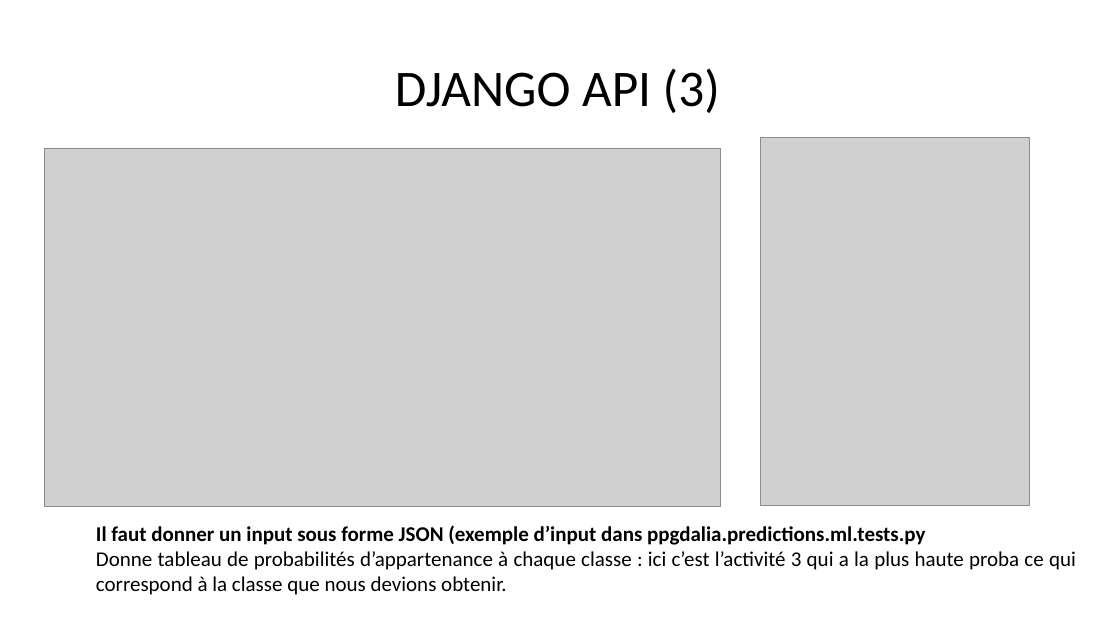
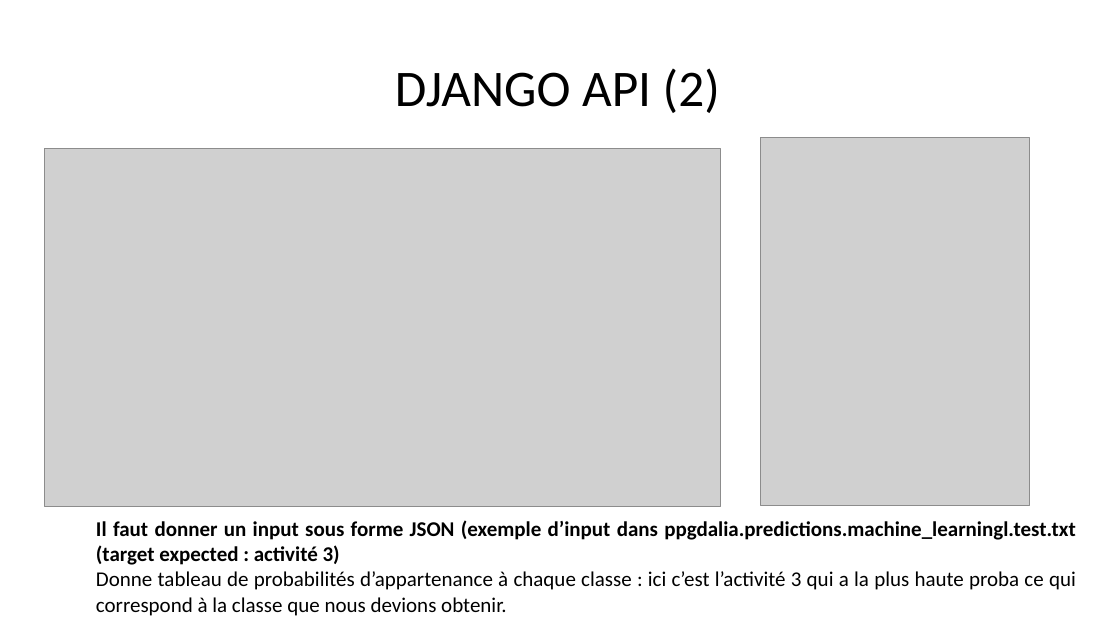
Before and after one commit to dracoeau/projet_python_ppgdalia, a slide deck: slide 14 of Presentation_Projet.pptx (slide 15 before the commit). Drawn at 1120x630 pixels with LibreOffice and Linux fonts; fonts in the diff are those of the drawing; grey boxes stand for pictures. Boxes give left, top, right and bottom in pixels: in the first picture for what was removed or moved away, otherwise in the second. Text is boxed around its words. In the diff, an @@ line names an element or a change of style, - is before the commit and + after.

```diff
--- a/Presentation_Projet.pptx
+++ b/Presentation_Projet.pptx
@@ text at (395, 68, 720, 113): text changed @@
-DJANGO API (3)
+DJANGO API (2)
@@ text at (96, 520, 1076, 565): text changed @@
-Il faut donner un input sous forme JSON (exemple d’input dans ppgdalia.predictions.ml.tests.py
+Il faut donner un input sous forme JSON (exemple d’input dans ppgdalia.predictions.machine_learningl.test.txt (target expected : activité 3)
```
Also in this commit, not shown: 1 slide removed, 13 other files.
